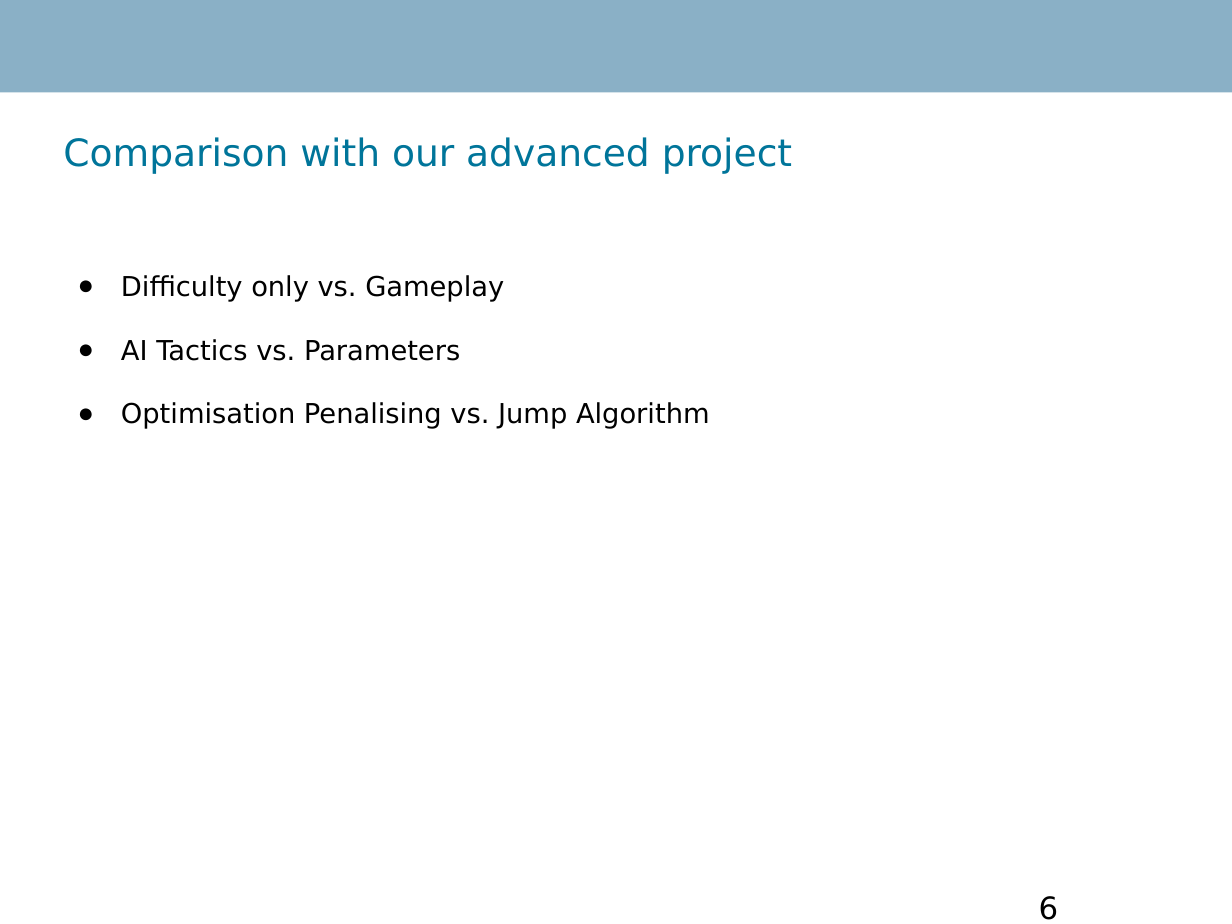
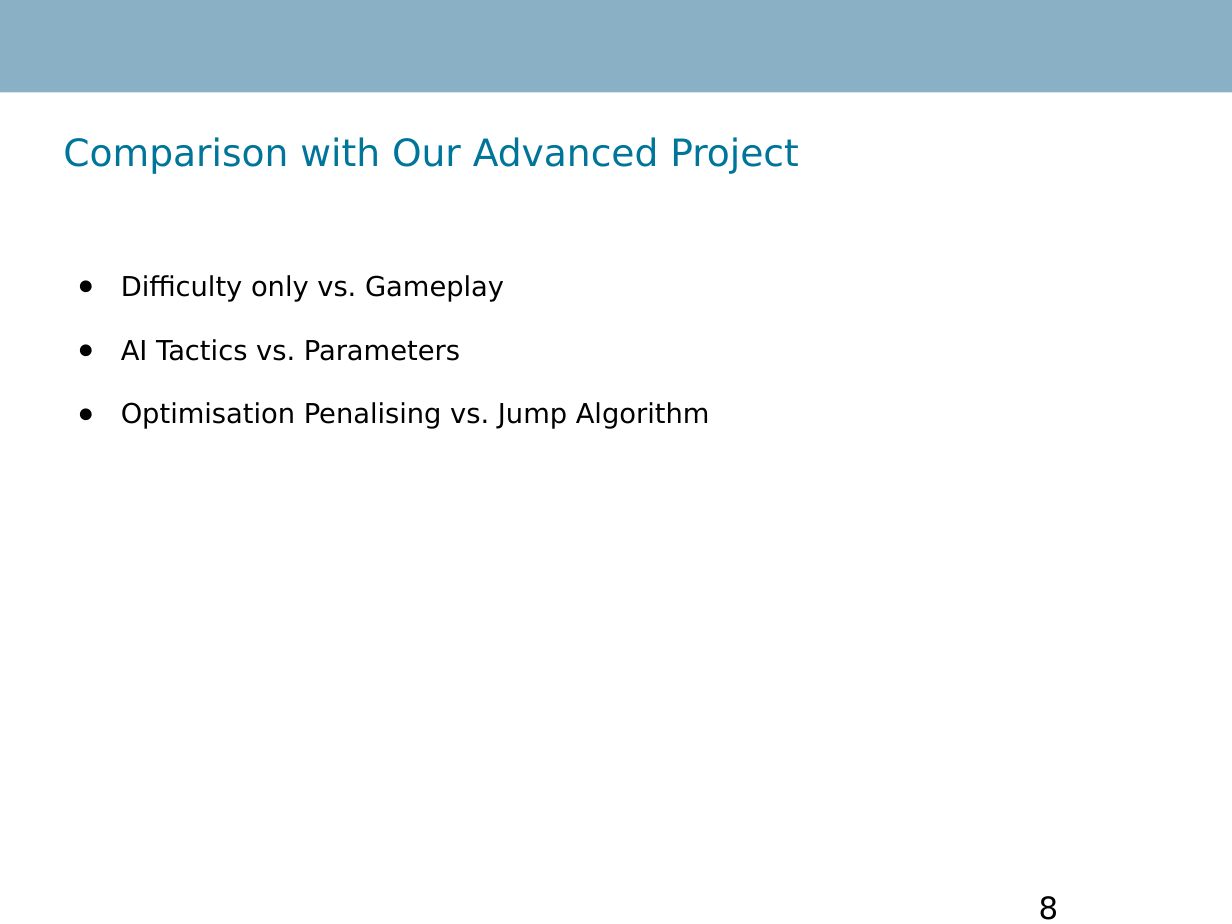
Before and after one commit to RobinTo/AdaptiveGame, a slide deck: slide 8 of IKT426 Research Seminar Report/presentation.ppt (slide 6 before the commit). Drawn at 1232x924 pixels with LibreOffice and Linux fonts; fonts in the diff are those of the drawing; background and template pictures are left out. Boxes give left, top, right and bottom in pixels: in the first picture for what was removed or moved away, otherwise in the second. Text is boxed around its words. In the diff, an @@ line names an element or a change of style, - is before the commit and + after.

```diff
--- a/IKT426 Research Seminar Report/presentation.ppt
+++ b/IKT426 Research Seminar Report/presentation.ppt
@@ text at [63, 137, 799, 174]: text changed @@
-Comparison with our advanced project
+Comparison with Our Advanced Project
@@ page number at [1039, 896, 1059, 920]: text changed @@
-6
+8
```
Also in this commit, not shown: 3 other slides changed, 5 slides added, 2 slides removed, 1 other file.
